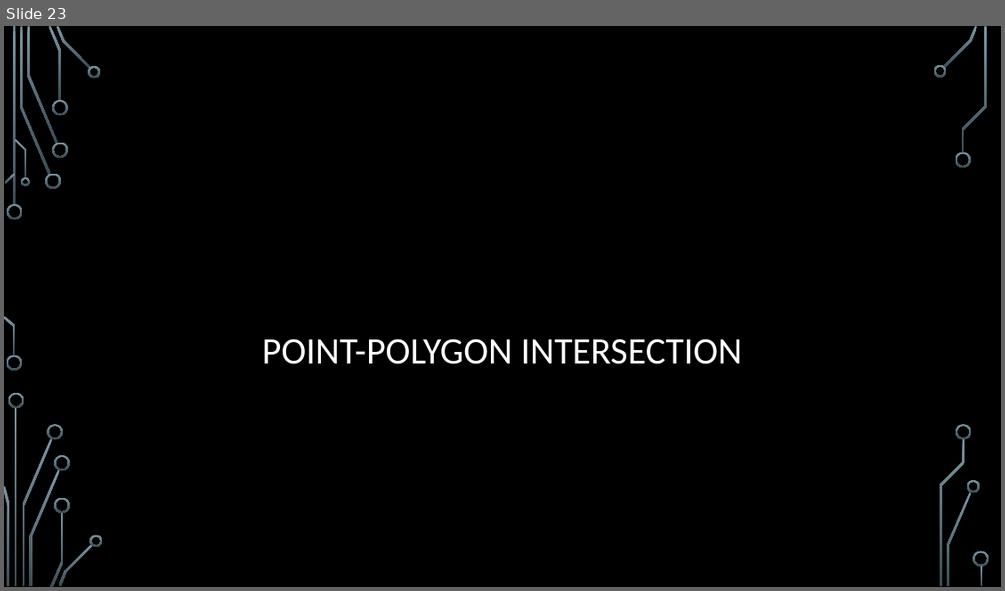
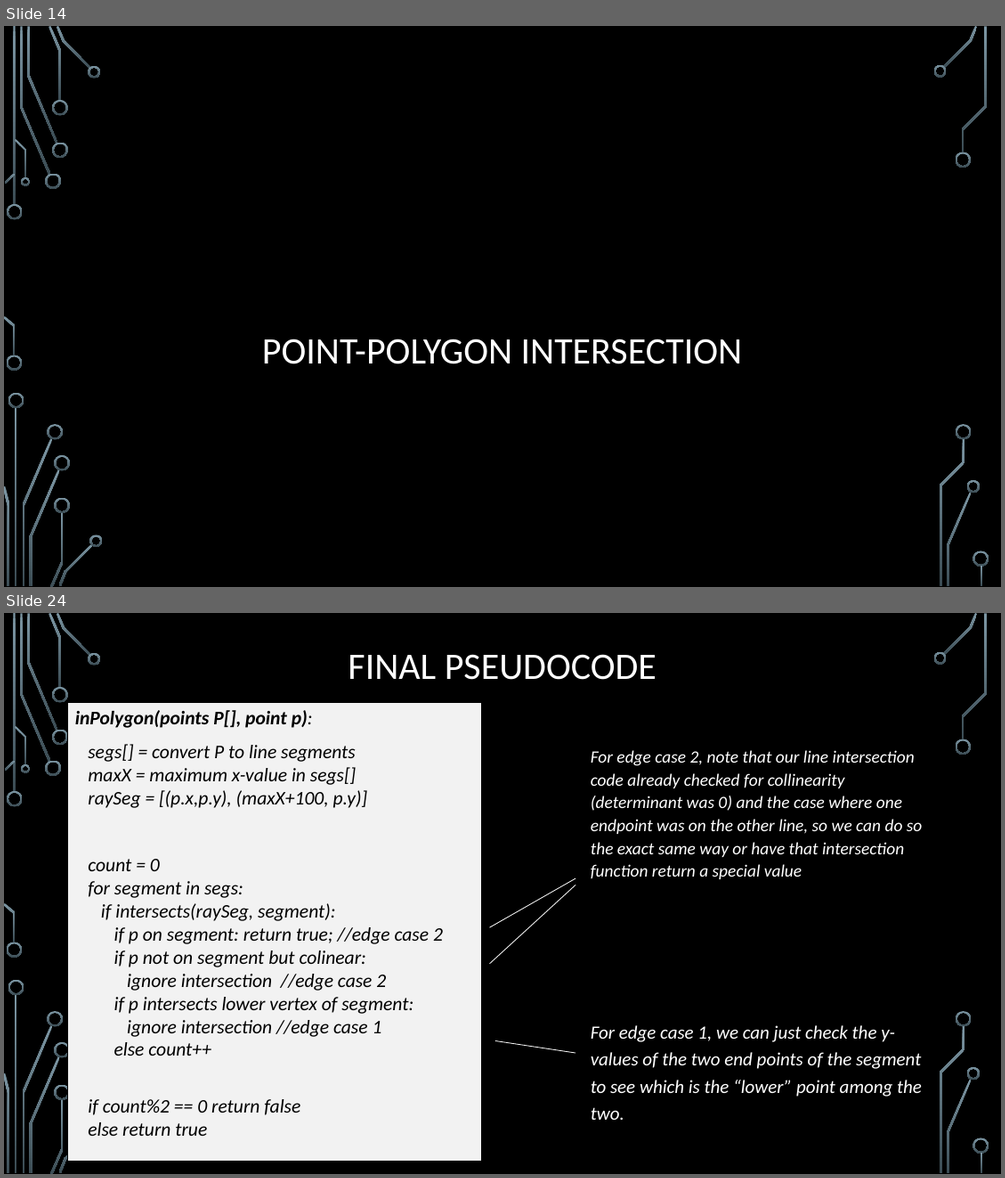
Before and after one commit to janiceeguo/advAlgo, a slide deck: slides/ComputationalGeom-part1-Intersections.pptx. Shown one above the other, each under a label of ours: slide 23 before the commit, slides 14 and 24 after it; the slides between them are not shown. The pictures are 1005x591 and 1005x1178 pixels, drawn with LibreOffice and Linux fonts; fonts in the diff are those of the drawing; background and template pictures are left out. Boxes give left, top, right and bottom in pixels: in the first picture for what was removed or moved away, otherwise in the second. Text is boxed around its words. In the diff, an @@ line names an element or a change of style, - is before the commit and + after.

```diff
--- a/slides/ComputationalGeom-part1-Intersections.pptx
+++ b/slides/ComputationalGeom-part1-Intersections.pptx
@@ slide 24 added at [4,613,1001,1174], background picture (left out); not listed: 35 template elements that a slide beside it also shows @@
@@ title added at [348,654,656,680], 36 pt, text #FFFFFF @@
+FINAL PSEUDOCODE
@@ rectangle added at [67,702,482,1161], fill #F2F2F2, outline #000000 0.75 pt, 18.5 pt, text #000000, italic @@
+inPolygon(points P[], point p):
+segs[] = convert P to line segments
+maxX = maximum x-value in segs[]
+raySeg = [(p.x,p.y), (maxX+100, p.y)]
+count = 0
+for segment in segs:
+if intersects(raySeg, segment):
+if p on segment: return true; //edge case 2
+if p not on segment but colinear:
+ignore intersection //edge case 2
+if p intersects lower vertex of segment:
+ignore intersection //edge case 1
+else count++
+if count%2 == 0 return false
+else return true
@@ text added at [591,750,922,879], 16.6 pt, text #FFFFFF, italic @@
+For edge case 2, note that our line intersection code already checked for collinearity (determinant was 0) and the case where one endpoint was on the other line, so we can do so the exact same way or have that intersection function return a special value
@@ line added from (576, 878) to (489, 927), #F2F2F2 0.75 pt @@
@@ line added from (576, 884) to (489, 964), #F2F2F2 0.75 pt @@
@@ text added at [591,1025,922,1119], 18 pt, text #FFFFFF, italic @@
+For edge case 1, we can just check the y-values of the two end points of the segment to see which is the “lower” point among the two.
@@ line added from (576, 1053) to (495, 1041), #F2F2F2 0.75 pt @@
@@ what was slide 23 is now slide 14 @@
```
Also in this commit, not shown: 1 slide changed, 10 other slides added, 2 other files.
